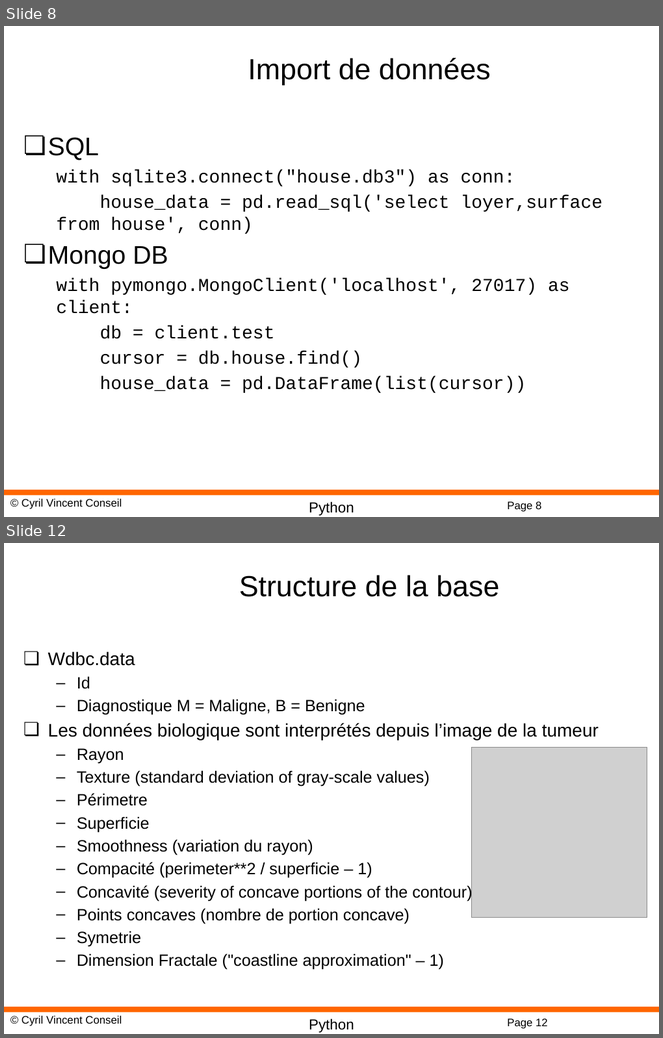
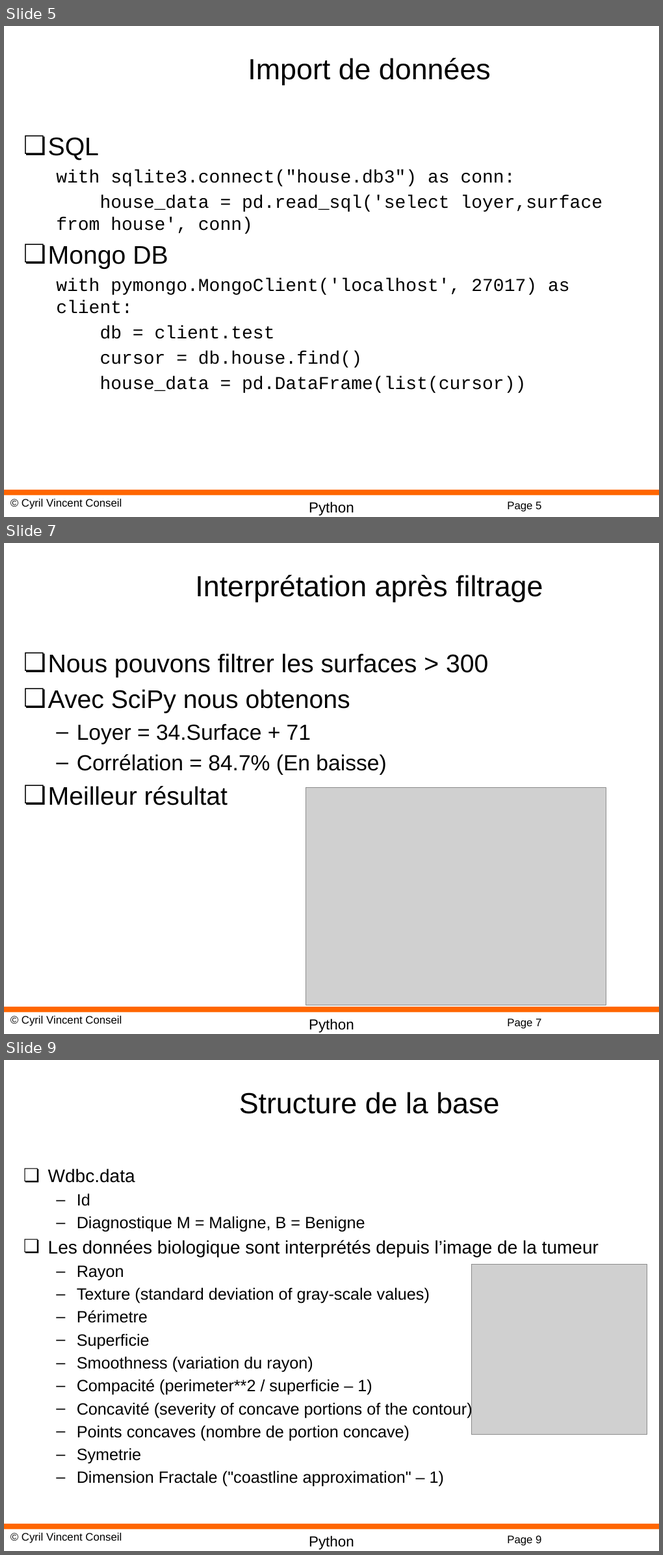
Before and after one commit to cyrilvincent/ML, a slide deck: PPT/MachineLearning12-Pandas.pptx. Shown one above the other, each under a label of ours: slides 8 and 12 before the commit, slides 5, 7 and 9 after it; the slides between them are not shown. The pictures are 663x1038 and 663x1555 pixels, drawn with LibreOffice and Linux fonts; fonts in the diff are those of the drawing; grey boxes stand for pictures; background and template pictures are left out. Boxes give left, top, right and bottom in pixels: in the first picture for what was removed or moved away, otherwise in the second. Text is boxed around its words. In the diff, an @@ line names an element or a change of style, - is before the commit and + after.

```diff
--- a/PPT/MachineLearning12-Pandas.pptx
+++ b/PPT/MachineLearning12-Pandas.pptx
@@ slide 7 added at (x1=4, y1=543, x2=659, y2=1034), background #FFFFFF; not listed: 4 template elements that a slide beside it also shows @@
@@ title added at (x1=195, y1=575, x2=543, y2=602), 32 pt, text #000000 @@
+Interprétation après filtrage
@@ text added at (x1=48, y1=653, x2=488, y2=806), 28 pt, text #000000 @@
+❏ Nous pouvons filtrer les surfaces > 300
+❏ Avec SciPy nous obtenons
+  – Loyer = 34.Surface + 71
+  – Corrélation = 84.7% (En baisse)
+❏ Meilleur résultat
@@ picture added at (x1=306, y1=787, x2=606, y2=1006) @@
@@ what was slide 8 is now slide 5 @@
@@ page number at (x1=507, y1=502, x2=542, y2=512): text changed @@
-Page 8
+Page 5
@@ what was slide 12 is now slide 9 @@
@@ page number at (x1=507, y1=1536, x2=542, y2=1546): text changed @@
-Page 12
+Page 9
```
Also in this commit, not shown: 1 slide changed, 2 other slides added, 3 slides removed, 4 other files.
